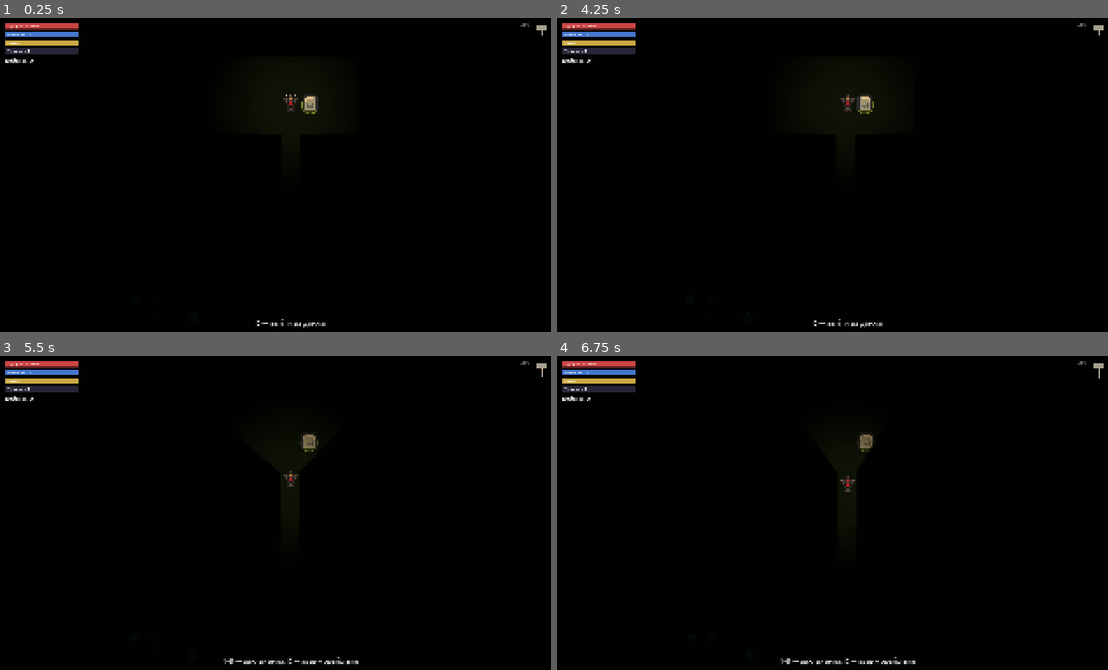
Above: before the commit, frames 1-4 (two rows, left to right).
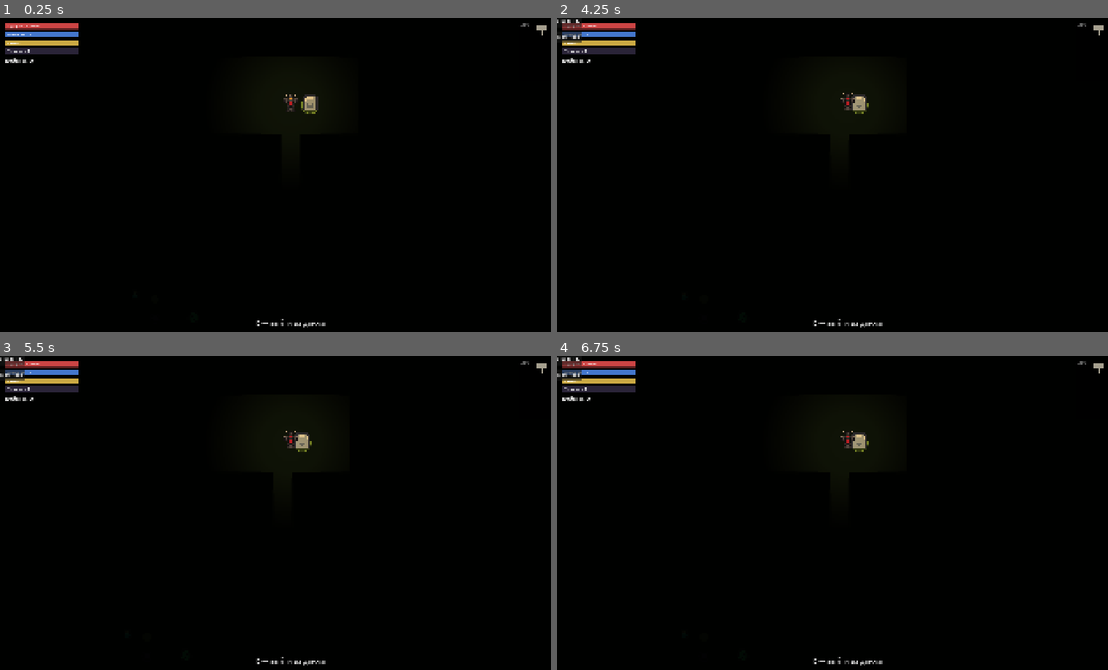
Above: after the commit, the same moments.

Repository: SDVGames-Studio/pepel-i-mana
Game: Godot game, scene res://scenes/dungeon.tscn
Two runs of this game, one before a commit and one after it. Both use one fixed random seed, a clock stepped at 60 frames per second and the inputs below. This scene is started directly instead of the project's main scene.
Inputs (mouse positions are in pixels of both pictures, inside the frame that each line leads up to):
- Up to frame 1 (0.25 s): no input
- Up to frame 2 (4.25 s): tap Enter at 0.5, 2.75 s; move the mouse to (975, 165) at 0.52 s; hold D (move_right) 0.53-1.25 s; tap Space (dash) at 0.6, 2, 3.5 s; click (975, 165) at 0.67 s; drag from (733, 196) to (628, 300) at 1.27 s; move the mouse to (904, 109) at 2.02 s; hold D (move_right) 2.03-2.75 s; tap P at 2.1 s; drag from (815, 247) to (672, 131) at 2.77 s; move the mouse to (1019, 231) at 3.52 s; hold A (move_left) from 3.53 s (still down); tap U at 3.6 s; tap Escape (ui_cancel) at 4.15 s
- Up to frame 3 (5.5 s): release A (move_left) at 4.25 s; drag from (115, 469) to (132, 638) at 4.27 s; tap Enter at 5 s; move the mouse to (319, 519) at 5.02 s; hold S (move_down) from 5.03 s (still down); tap 1 at 5.1 s; click (319, 519) at 5.17 s
- Up to frame 4 (6.75 s): release S (move_down) at 5.75 s; drag from (760, 437) to (733, 534) at 5.77 s; tap Space (dash) at 6.5 s; move the mouse to (975, 503) at 6.52 s; hold W (move_up) from 6.53 s (still down); tap 3 at 6.6 s

The runs differ from the first frame. In frame 2, 0.4% of the frame differs, in the area x 0-58%, y 0-31%; in frame 3, 0.7%, in the area x 0-99%, y 0-99%; in frame 4, 0.7%.

Commit message:
M9: платформенные мелочи — иконка игры, полноэкранный режим (F11 + галочка в меню, запоминается в settings.cfg), пауза данжа по Esc (оверлей: продолжить/в меню), строки локализации

Diff:
--- a/loc/ru.json
+++ b/loc/ru.json
@@ -1,6 +1,6 @@
 {
 	"menu.title": "Пепел и Мана",
-	"menu.version": "версия %s — этап M8",
+	"menu.version": "версия %s — этап M9",
 	"menu.new_game": "Новая игра",
 	"menu.continue_city": "Продолжить игру",
 	"menu.exit": "Выход",
@@ -14,6 +14,10 @@
 	"menu.back": "Назад",
 	"menu.test_mode": "Тест-режим: много ресурсов, рун и добычи",
 	"menu.conflicts": "Ссоры и воровство среди жителей (M4)",
+	"menu.fullscreen": "Полноэкранный режим (F11)",
+	"menu.paused": "Пауза",
+	"menu.resume": "Продолжить",
+	"menu.quit_to_menu": "Выйти в меню",
 	"menu.new_game_warn": "Внимание: идёт другая игра — новая сотрёт её безвозвратно!",
 	"city.back_hint": "Esc — в меню, Tab — жители, C — летопись, R — магия",
 	"city.last_run_ok": "Добыча доставлена в город: %s",
--- a/project.godot
+++ b/project.godot
@@ -8,6 +8,7 @@
 config/name="Пепел и Мана"
 run/main_scene="res://scenes/main_menu.tscn"
 config/features=PackedStringArray("4.7")
+config/icon="res://icon.png"
 
 [autoload]
 
--- a/scripts/dungeon.gd
+++ b/scripts/dungeon.gd
@@ -32,6 +32,23 @@
 var _loot_rng := RandomNumberGenerator.new()
 var _zones: Array = []            # зоны «Терновых шипов»: {pos, radius, until, acc, dps}
 var _zone_time := 0.0
+var _pause_layer: CanvasLayer = null   # пауза данжа (M9, Esc)
+var _pause_overlay = null
+
+
+## Пауза данжа (M9): Esc — вуаль + «Продолжить / В меню».
+func _toggle_pause() -> void:
+	if get_tree().paused:
+		return  # закрытие оверлея делает сам оверлей (ALWAYS)
+	_pause_overlay.open()
+
+
+func _build_pause() -> void:
+	_pause_layer = CanvasLayer.new()
+	_pause_layer.layer = 50
+	add_child(_pause_layer)
+	_pause_overlay = load("res://scripts/pause_overlay.gd").new()
+	_pause_layer.add_child(_pause_overlay)
 
 
 func _ready() -> void:
@@ -68,6 +85,7 @@
 	hud.init(hero, gen, loot_data)
 	add_child(hud)
 	hud.minimap.setup(gen)
+	_build_pause()
 	# дикий регион: посещение леса-мутанта добавляет городу загрязнения (M5)
 	var pol := float(biome.get("pollution_on_visit", 0.0))
 	if pol > 0.0 and Game.city_sim != null:
@@ -93,7 +111,9 @@
 
 
 func _process(delta: float) -> void:
-	if hero.dead:
+	if Input.is_action_just_pressed("ui_cancel"):
+		_toggle_pause()
+	if get_tree().paused or hero.dead:
 		return
 	_zone_time += delta
 	_update_zones()
@@ -311,7 +331,16 @@
 
 func _spawn_pickup(kind: String, item_id: String, pos: Vector2) -> void:
 	var pickup = PickupScript.new()
-	pickup.setup(kind, item_id)
+	# спрайт лута (M9): из dungeon.json -> sprites (мана) или loot.json -> items (предмет)
+	var ref := ""
+	if kind == "mana":
+		ref = String(params.get("sprites", {}).get("mana", "k:116"))
+	else:
+		for it: Dictionary in loot_data.get("items", []):
+			if String(it["id"]) == item_id:
+				ref = String(it.get("sprite", ""))
+				break
+	pickup.setup(kind, item_id, ref)
 	pickup.position = pos
 	pickup.collected.connect(_on_pickup_collected)
 	add_child(pickup)
--- a/scripts/game.gd
+++ b/scripts/game.gd
@@ -62,6 +62,46 @@
 		city_sim.tick(delta)
 
 
+## --- Платформенные мелочи (M9): полноэкранный режим с запоминанием ---------
+
+const SETTINGS_PATH := "user://settings.cfg"
+var fullscreen := false
+
+
+func _ready() -> void:
+	var cf := ConfigFile.new()
+	if cf.load(SETTINGS_PATH) == OK:
+		fullscreen = bool(cf.get_value("video", "fullscreen", false))
+	if fullscreen:
+		_apply_window_mode()
+
+
+func set_fullscreen(on: bool) -> void:
+	if fullscreen == on:
+		return
+	fullscreen = on
+	_apply_window_mode()
+	var cf := ConfigFile.new()
+	cf.set_value("video", "fullscreen", fullscreen)
+	cf.save(SETTINGS_PATH)
+
+
+func toggle_fullscreen() -> void:
+	set_fullscreen(not fullscreen)
+
+
+func _apply_window_mode() -> void:
+	DisplayServer.window_set_mode(DisplayServer.WINDOW_MODE_FULLSCREEN if fullscreen
+			else DisplayServer.WINDOW_MODE_WINDOWED)
+
+
+func _input(event: InputEvent) -> void:
+	# F11 — полноэкранный режим из любой сцены
+	if event is InputEventKey and event.pressed and not event.echo \
+			and event.physical_keycode == KEY_F11:
+		toggle_fullscreen()
+
+
 ## Создать город с настройками старта (новая игра). Рюкзак и спеллбук очищаются.
 ## Новая игра — новый мир (M8): карта мира генерируется заново.
 func new_city() -> void:
--- a/scripts/main_menu.gd
+++ b/scripts/main_menu.gd
@@ -31,6 +31,18 @@
 	new_game_button.pressed.connect(_on_new_game_pressed)
 	continue_button.pressed.connect(_on_continue_pressed)
 	exit_button.pressed.connect(_on_exit_pressed)
+	_build_fullscreen_check()
+
+
+## Галочка полноэкранного режима (M9): F11 работает в любой сцене,
+## выбор запоминается в user://settings.cfg.
+func _build_fullscreen_check() -> void:
+	var check := CheckButton.new()
+	check.text = Loc.t("menu.fullscreen")
+	check.button_pressed = Game.fullscreen
+	check.focus_mode = Control.FOCUS_NONE
+	check.toggled.connect(func(on: bool) -> void: Game.set_fullscreen(on))
+	($VBox as VBoxContainer).add_child(check)
 
 
 func _read_version() -> String:
--- /dev/null
+++ b/scripts/pause_overlay.gd
@@ -0,0 +1,57 @@
+extends Control
+## Оверлей паузы (M9): тёмная вуаль + «Пауза» + продолжить/в меню.
+## process_mode ALWAYS — работает, пока дерево сцены на паузе.
+
+var _scene_path := "res://scenes/main_menu.tscn"
+
+
+func _ready() -> void:
+	process_mode = Node.PROCESS_MODE_ALWAYS
+	set_anchors_preset(Control.PRESET_FULL_RECT)
+	visible = false
+	var veil := ColorRect.new()
+	veil.color = Color(0, 0, 0, 0.55)
+	veil.set_anchors_preset(Control.PRESET_FULL_RECT)
+	add_child(veil)
+	var box := VBoxContainer.new()
+	box.set_anchors_preset(Control.PRESET_CENTER)
+	box.grow_horizontal = Control.GROW_DIRECTION_BOTH
+	box.grow_vertical = Control.GROW_DIRECTION_BOTH
+	box.add_theme_constant_override("separation", 12)
+	add_child(box)
+	var title := Label.new()
+	title.text = Loc.t("menu.paused")
+	title.add_theme_font_size_override("font_size", 42)
+	title.horizontal_alignment = HORIZONTAL_ALIGNMENT_CENTER
+	box.add_child(title)
+	var resume := Button.new()
+	resume.text = Loc.t("menu.resume")
+	resume.add_theme_font_size_override("font_size", 24)
+	resume.pressed.connect(close)
+	box.add_child(resume)
+	var quit := Button.new()
+	quit.text = Loc.t("menu.quit_to_menu")
+	quit.add_theme_font_size_override("font_size", 20)
+	quit.pressed.connect(_to_menu)
+	box.add_child(quit)
+
+
+func _unhandled_input(event: InputEvent) -> void:
+	if visible and event.is_action_pressed("ui_cancel"):
+		close()
+		get_viewport().set_input_as_handled()
+
+
+func open() -> void:
+	visible = true
+	get_tree().paused = true
+
+
+func close() -> void:
+	visible = false
+	get_tree().paused = false
+
+
+func _to_menu() -> void:
+	close()
+	get_tree().change_scene_to_file(_scene_path)
Binary file added: icon.png
Not shown, added: icon.png.import
Not shown, added: scripts/pause_overlay.gd.uid
Not shown, removed: tools/dbg_flat.py
Not shown, removed: tools/pngtest.py
